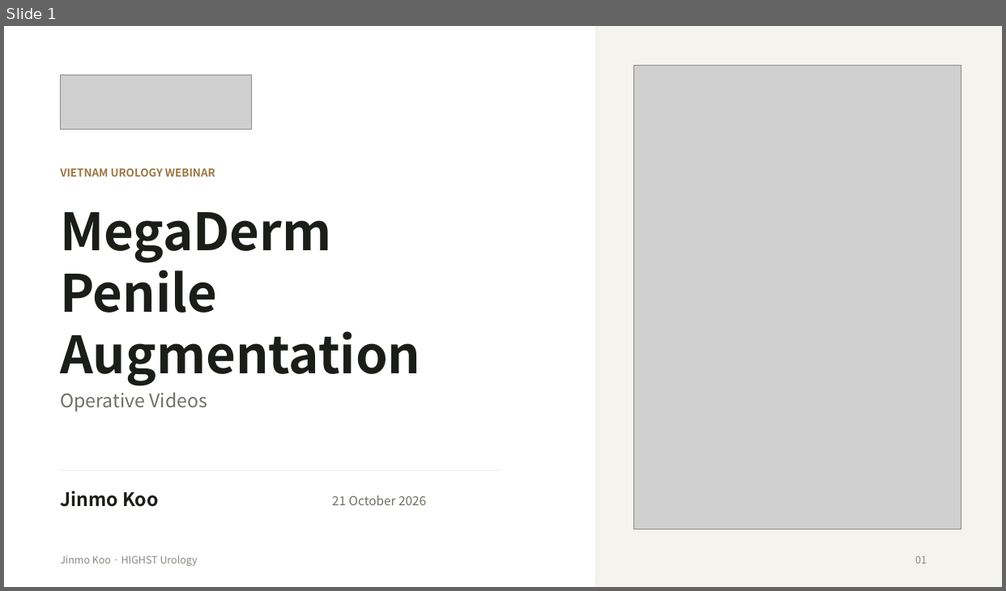
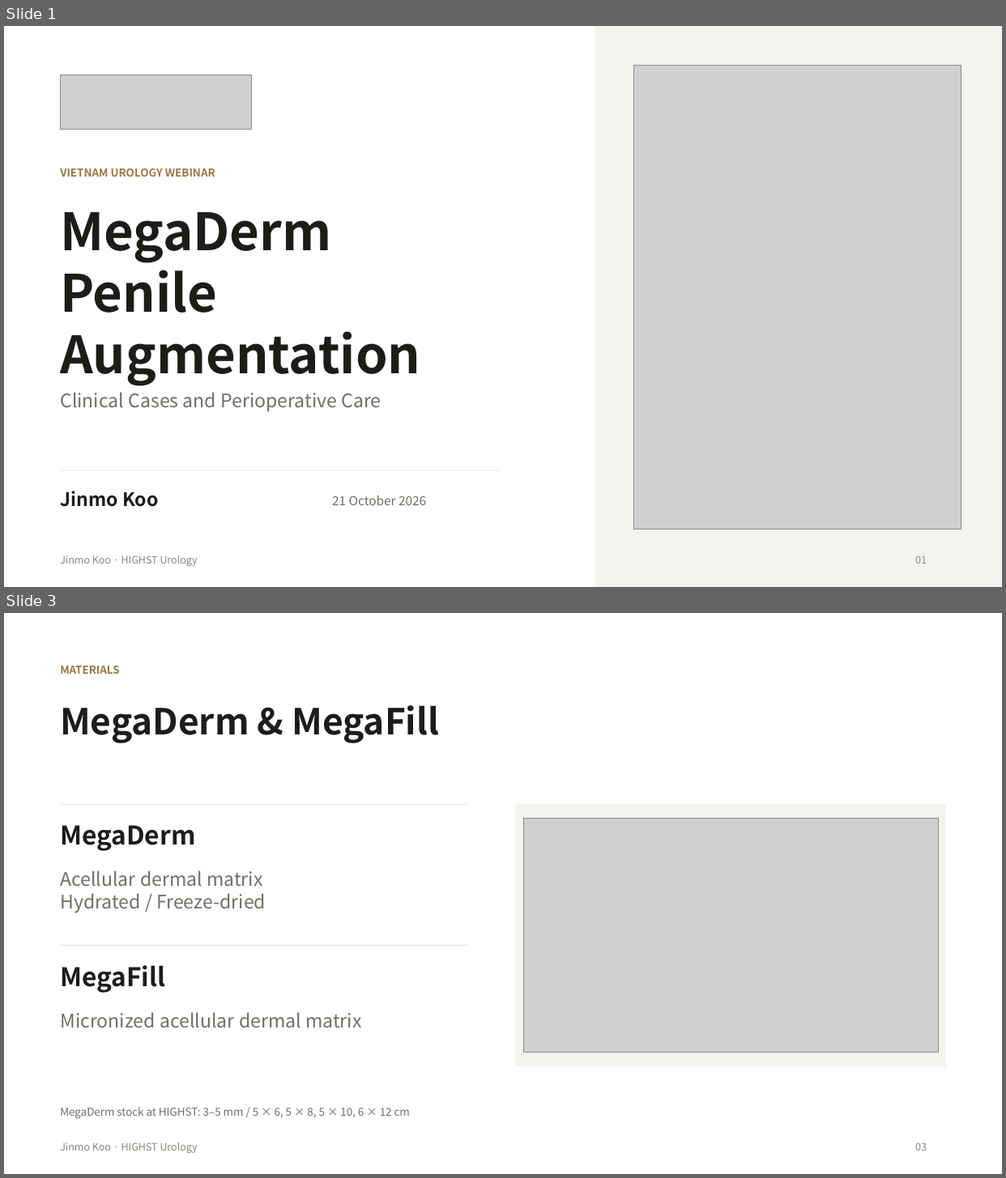
Before and after one commit to notoow/vietnam-urology-webinar, a slide deck: downloads/highst-perioperative-webinar.pptx. Shown one above the other, each under a label of ours: slide 1 before the commit, slides 1 and 3 after it; the slides between them are not shown. The pictures are 1006x591 and 1006x1178 pixels, drawn with LibreOffice and Linux fonts; fonts in the diff are those of the drawing; grey boxes stand for pictures. Boxes give left, top, right and bottom in pixels: in the first picture for what was removed or moved away, otherwise in the second. Text is boxed around its words. In the diff, an @@ line names an element or a change of style, - is before the commit and + after.

Commit message:
Restructure webinar to supplied PDF outline with five blank case videos

```diff
--- a/downloads/highst-perioperative-webinar.pptx
+++ b/downloads/highst-perioperative-webinar.pptx
@@ slide 3 added at (4,613,1002,1174), background #FFFFFF @@
@@ text added at (60,666,119,674), 10.5 pt, text #9B7744, bold @@
+MATERIALS
@@ text added at (60,705,440,743), 34.5 pt, text #1B1D19, bold @@
+MegaDerm & MegaFill
@@ rectangle added at (60,804,467,805), fill #DEDFD6 @@
@@ rectangle added at (515,804,946,1067), fill #F4F3EE @@
@@ text added at (60,825,195,851), 24.8 pt, text #1B1D19, bold @@
+MegaDerm
@@ picture added at (523,818,938,1053) @@
@@ text added at (60,871,266,914), 18 pt, text #6B7265 @@
+Acellular dermal matrix
+Hydrated / Freeze-dried
@@ rectangle added at (60,945,467,946), fill #DEDFD6 @@
@@ text added at (60,965,165,993), 24.8 pt, text #1B1D19, bold @@
+MegaFill
@@ text added at (60,1012,362,1028), 18 pt, text #6B7265 @@
+Micronized acellular dermal matrix
@@ text added at (60,1107,410,1119), 10.5 pt, text #6B7265 @@
+MegaDerm stock at HIGHST: 3–5 mm / 5 × 6, 5 × 8, 5 × 10, 6 × 12 cm
@@ text added at (60,1143,198,1153), 9.8 pt, text #858B7E @@
+Jinmo Koo · HIGHST Urology
@@ text added at (915,1143,927,1151), 9.8 pt, text #858B7E @@
+03
@@ slide 1 changed as well @@
@@ text at (60,392,381,412): text changed @@
-Operative Videos
+Clinical Cases and Perioperative Care
```
Also in this commit, not shown: 4 other slides changed, 7 other slides added, 2 slides removed, 8 other files.
